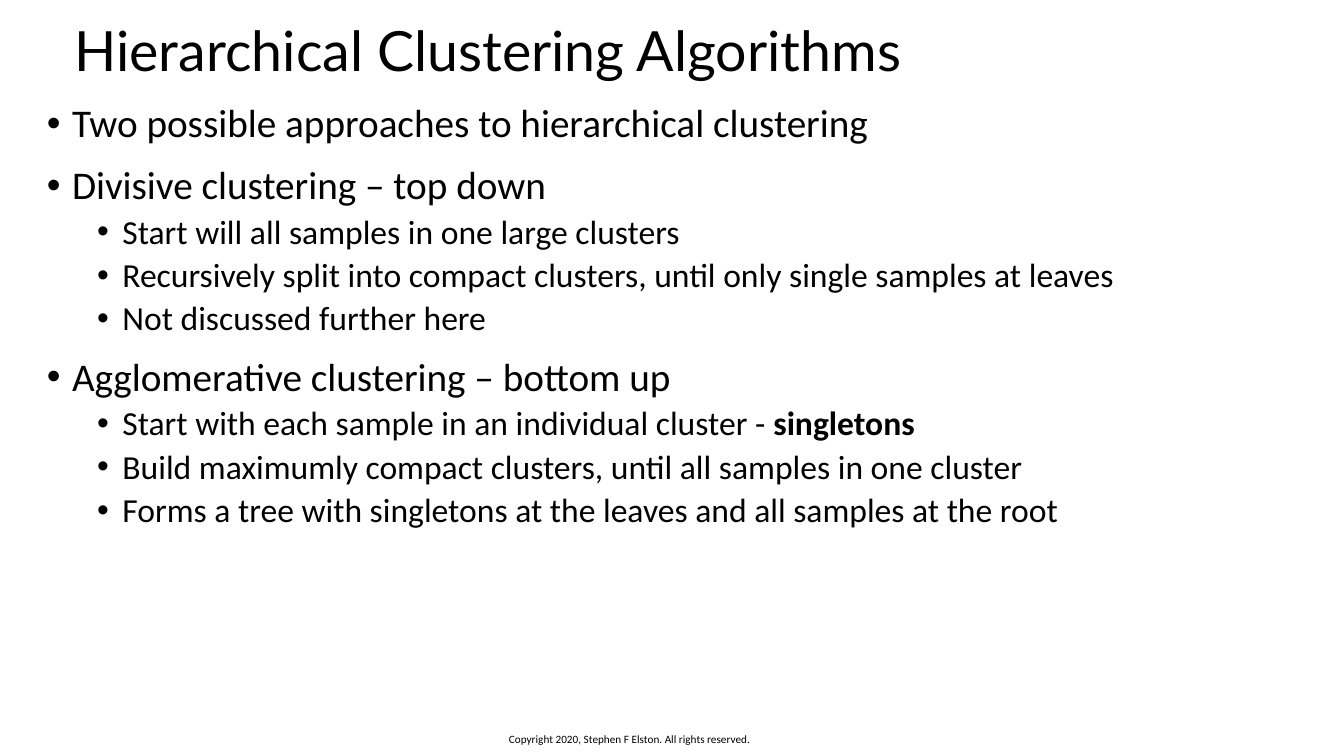
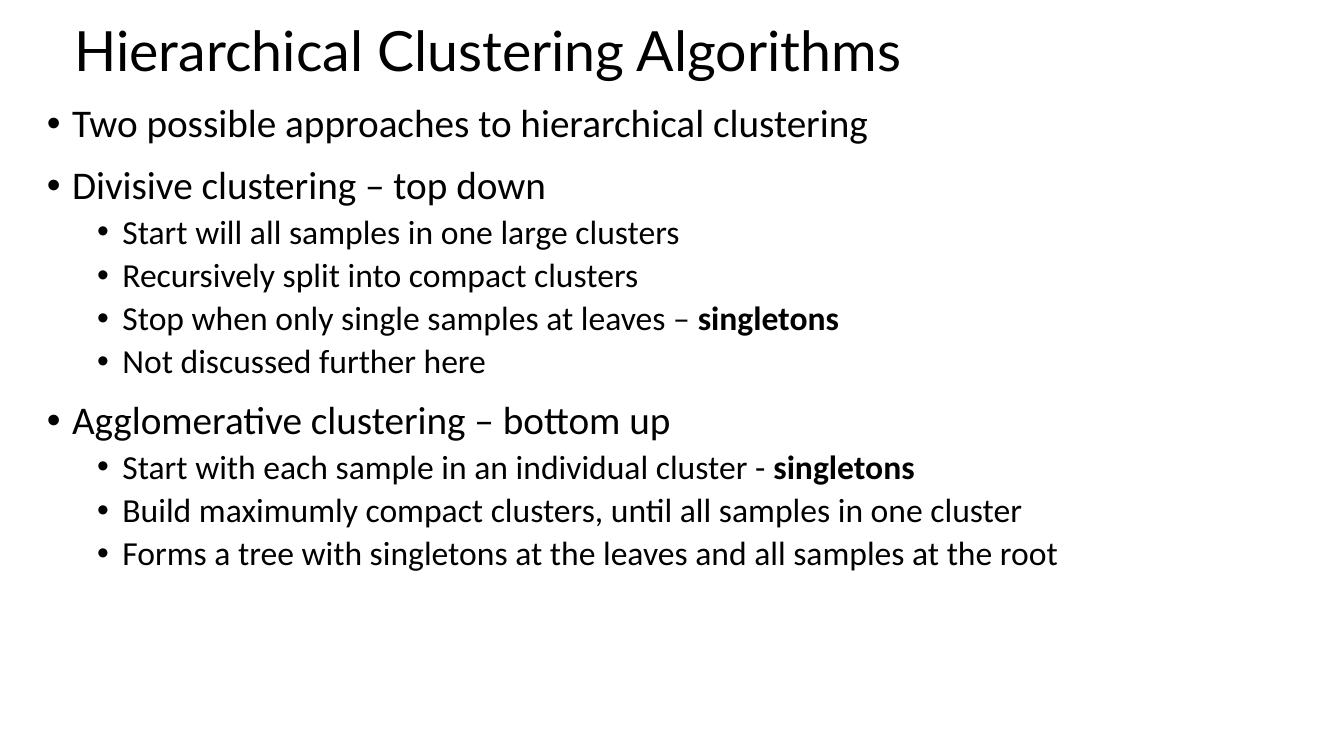
Before and after one commit to StephenElston/CSCI-E-83, a slide deck: slide 48 of Lesson12/IntroductionToClustering.pptx (slide 45 before the commit). Drawn at 1344x756 pixels with LibreOffice and Linux fonts; fonts in the diff are those of the drawing. Boxes give left, top, right and bottom in pixels: in the first picture for what was removed or moved away, otherwise in the second. Text is boxed around its words. In the diff, an @@ line names an element or a change of style, - is before the commit and + after.

```diff
--- a/Lesson12/IntroductionToClustering.pptx
+++ b/Lesson12/IntroductionToClustering.pptx
@@ text at (122,263,839,336): text changed @@
-  • Recursively split into compact clusters, until only single samples at leaves
+  • Recursively split into compact clusters
+  • Stop when only single samples at leaves – singletons
@@ text removed at (509,735,750,745) @@
-Copyright 2020, Stephen F Elston. All rights reserved.
```
Also in this commit, not shown: 67 other slides changed, 6 slides added.
